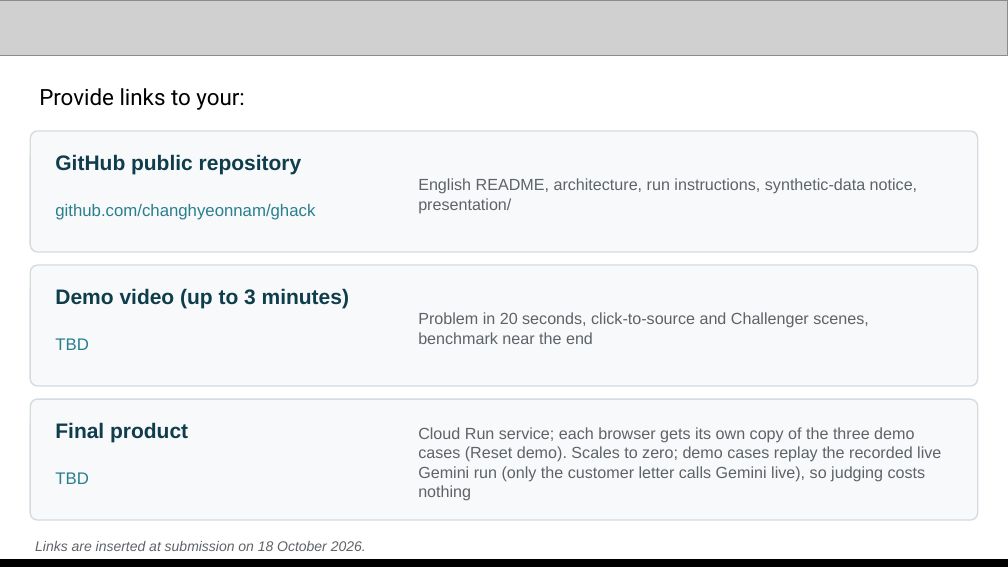
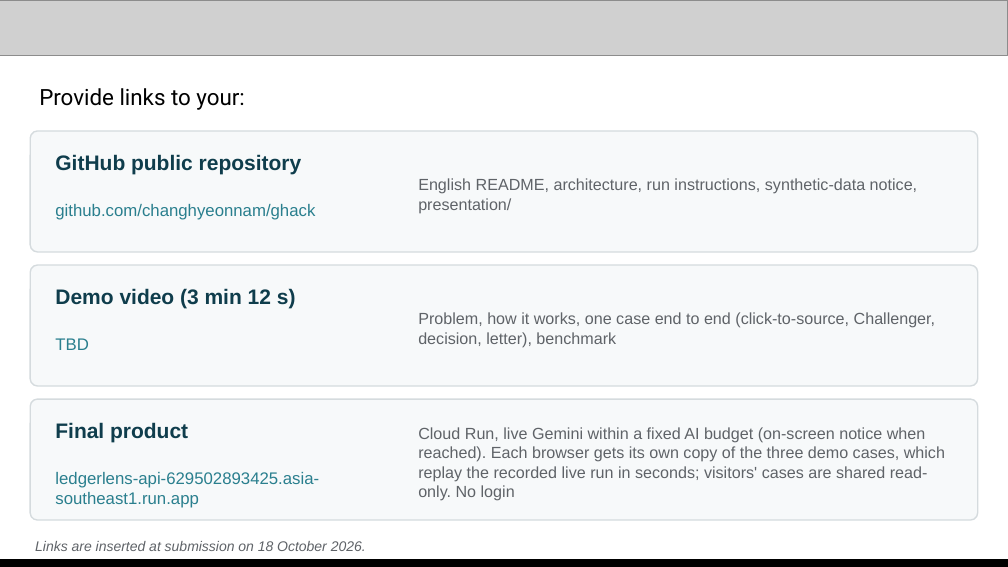
Before and after one commit to changhyeonnam/ghack, a slide deck: slide 14 of presentation/LedgerLens_AI_Builder_Cup_Submission.pptx. Drawn at 1008x567 pixels with LibreOffice and Linux fonts; fonts in the diff are those of the drawing; grey boxes stand for pictures. Boxes give left, top, right and bottom in pixels: in the first picture for what was removed or moved away, otherwise in the second. Text is boxed around its words. In the diff, an @@ line names an element or a change of style, - is before the commit and + after.

Commit message:
Deck/README/description: Cloud Run only (no Firebase Hosting), app URL, video length
- Submission description: Cloud Run serves backend, ADK agents and the React app;
  Cloud Firestore (Firebase) stores the data (1003 characters).
- Deck: architecture and tech slides no longer claim Firebase Hosting; links slide
  has the Cloud Run URL and the 3 min 12 s video; architecture caption says live
  Gemini within a budget.

```diff
--- a/presentation/LedgerLens_AI_Builder_Cup_Submission.pptx
+++ b/presentation/LedgerLens_AI_Builder_Cup_Submission.pptx
@@ text at box(55, 288, 296, 308): text changed @@
-Demo video (up to 3 minutes)
+Demo video (3 min 12 s)
@@ text at box(418, 312, 936, 347): text changed @@
-Problem in 20 seconds, click-to-source and Challenger scenes, benchmark near the end
+Problem, how it works, one case end to end (click-to-source, Challenger, decision, letter), benchmark
@@ text at box(418, 427, 945, 501): text changed @@
-Cloud Run service; each browser gets its own copy of the three demo cases (Reset demo). Scales to zero; demo cases replay the recorded live Gemini run (only the customer letter calls Gemini live), so judging costs nothing
+Cloud Run, live Gemini within a fixed AI budget (on-screen notice when reached). Each browser gets its own copy of the three demo cases, which replay the recorded live run in seconds; visitors' cases are shared read-only. No login
@@ text at box(55, 472, 319, 508): text changed @@
-TBD
+ledgerlens-api-629502893425.asia-southeast1.run.app
```
Also in this commit, not shown: 1 other slide changed, 13 other files.
